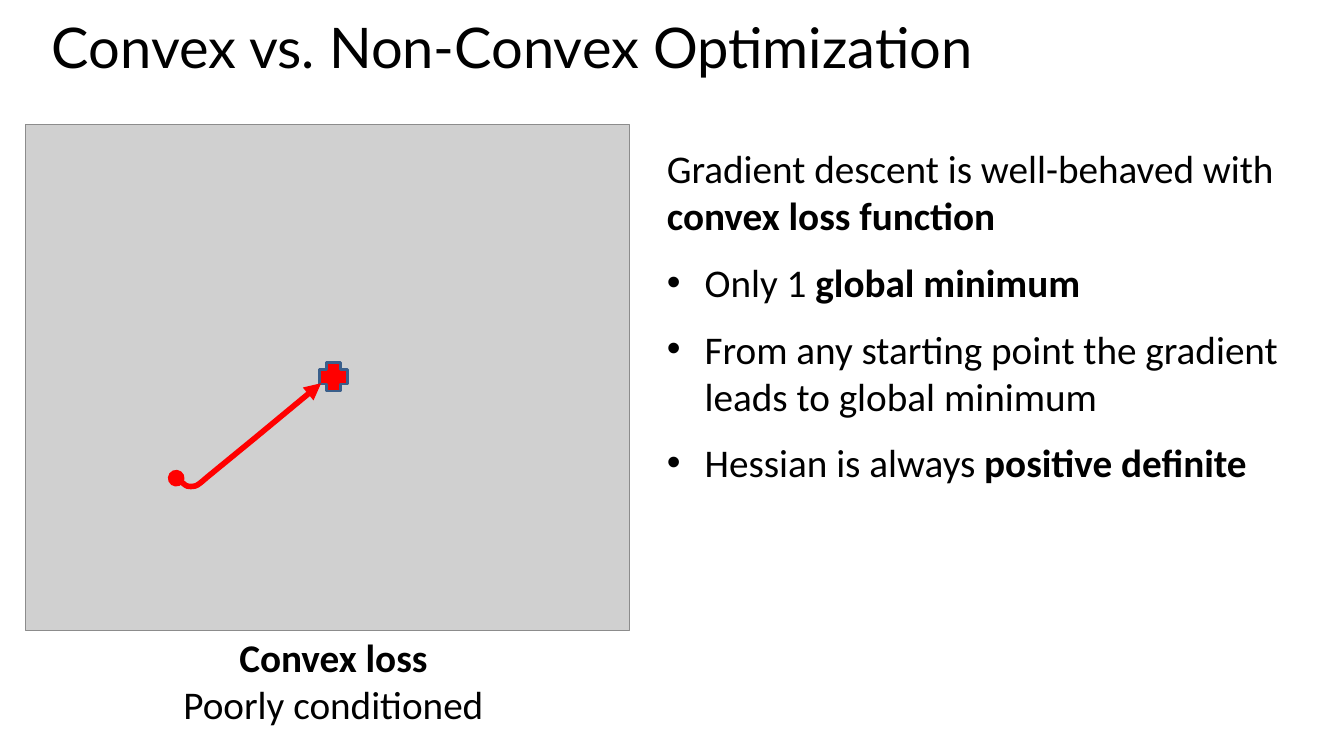
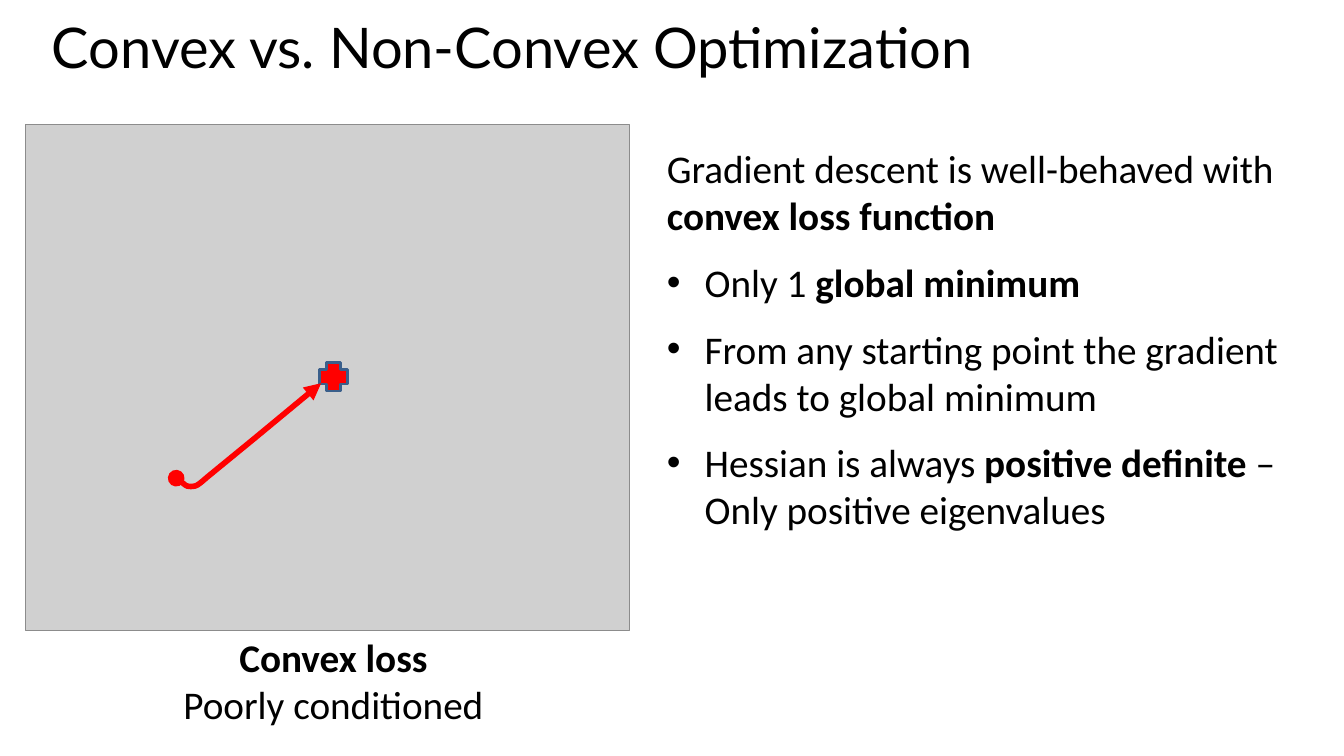
Before and after one commit to StephenElston/CSCI-E25, a slide deck: slide 25 of Slides/7_RegularizationAndOptimization.pptx. Drawn at 1344x756 pixels with LibreOffice and Linux fonts; fonts in the diff are those of the drawing; grey boxes stand for pictures. Boxes give left, top, right and bottom in pixels: in the first picture for what was removed or moved away, otherwise in the second. Text is boxed around its words. In the diff, an @@ line names an element or a change of style, - is before the commit and + after.

```diff
--- a/Slides/7_RegularizationAndOptimization.pptx
+++ b/Slides/7_RegularizationAndOptimization.pptx
@@ text at (705, 449, 1247, 531): text changed; bold off @@
-• Hessian is always positive definite
+• Hessian is always positive definite – Only positive eigenvalues
```
Also in this commit, not shown: 11 other slides changed, 21 slides added.
